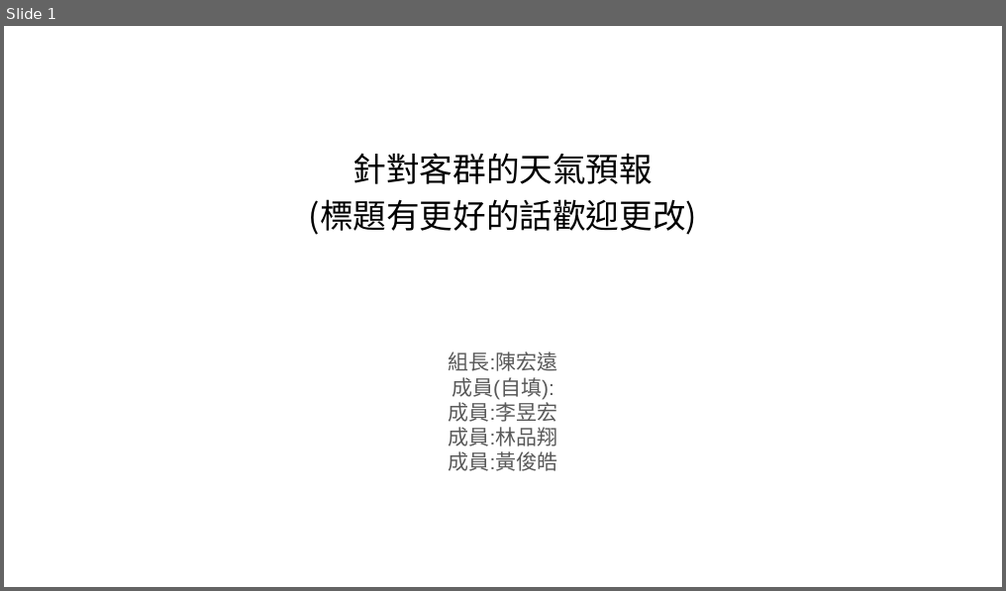
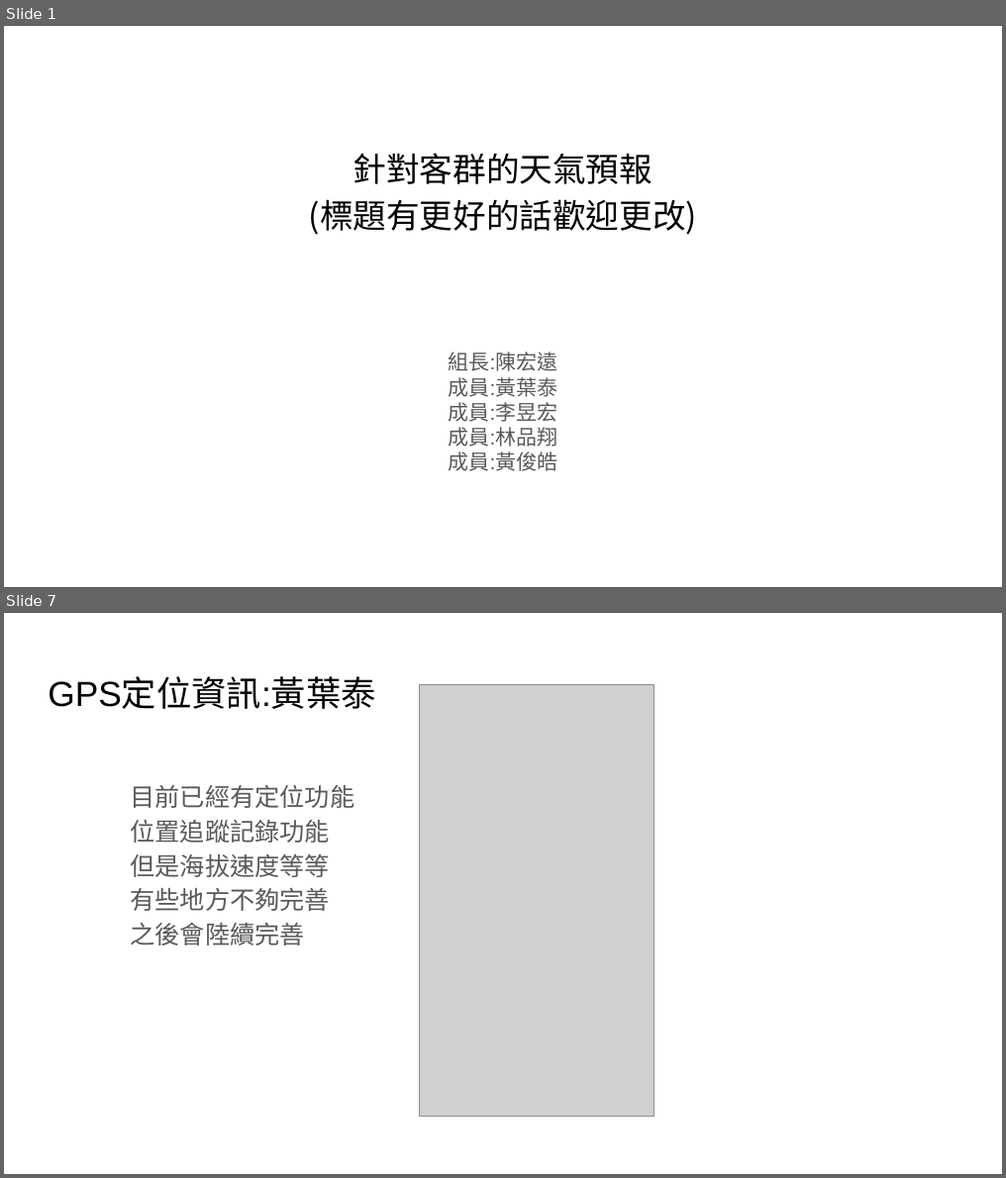
Before and after one commit to victor881212/weatherapp, a slide deck: 期中第六組.pptx. Shown one above the other, each under a label of ours: slide 1 before the commit, slides 1 and 7 after it; the slides between them are not shown. The pictures are 1006x591 and 1006x1178 pixels, drawn with LibreOffice and Linux fonts; fonts in the diff are those of the drawing; grey boxes stand for pictures. Boxes give left, top, right and bottom in pixels: in the first picture for what was removed or moved away, otherwise in the second. Text is boxed around its words. In the diff, an @@ line names an element or a change of style, - is before the commit and + after.

```diff
--- a/期中第六組.pptx
+++ b/期中第六組.pptx
@@ slide 7 added at [4,613,1002,1174], background #FFFFFF @@
@@ title added at [48,677,375,709], 25.2 pt, text #000000 @@
+GPS定位資訊:黃葉泰
@@ picture added at [420,685,654,1116] @@
@@ text added at [130,785,354,946], 18 pt, text #595959 @@
+目前已經有定位功能
+位置追蹤記錄功能
+但是海拔速度等等
+有些地方不夠完善
+之後會陸續完善
@@ slide 1 changed as well @@
@@ subtitle at [449,377,558,397]: text changed @@
-成員(自填):
+成員:黃葉泰
```
Also in this commit, not shown: 6 other slides added, 1 slide removed, 2 other files.
